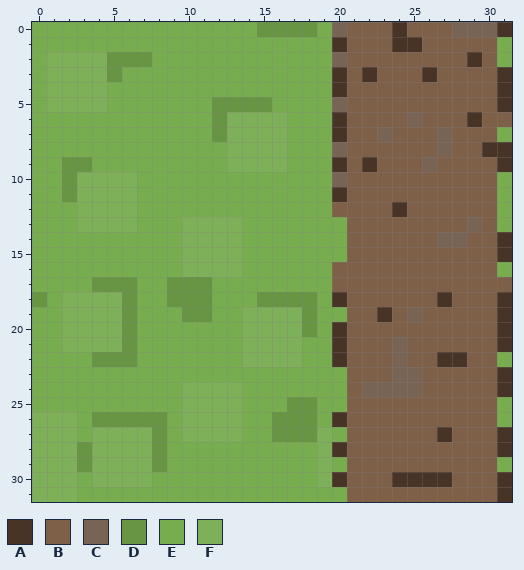
File history of a pixel-art sprite, images/dirt_vert_right.png. Above is the file before it was changed.
The file is 32x32 pixels.
Palette (. is transparent): A #473426  B #7e5f47  C #786455  D #679544  E #77ac4f  F #7eaf59
New version:
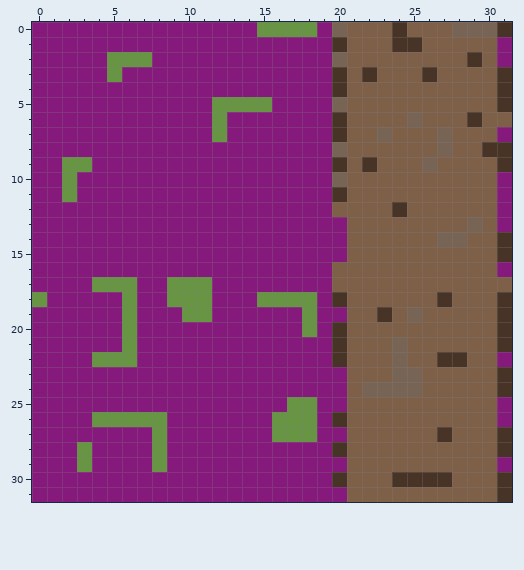
Difference:
Colour E changes from #77ac4f to #85197c.
The edit turns colour F into colour E in rows 2 to 5 at x 1 to 4; in rows 6 to 9 at x 13 to 16; in rows 10 to 12 at x 3 to 6; in row 13 at x 3 to 6 and 10 to 13; in rows 14 to 16 at x 10 to 13; in row 18 at x 2 to 5.
The edit turns colour F into colour E in rows 19 to 21 at x 2 to 5 and 14 to 17; in row 22 at x 14 to 17; in rows 24 to 25 at x 10 to 13; in row 26 at x 0 to 2 and 10 to 13; in row 27 at x 0 to 2, 4 to 7, 10 to 13 and 19; in rows 28 to 30 at x 0 to 2, 4 to 7 and 19.
The edit turns colour F into colour E in row 31 at x 0 to 2.
Boxes around the changes in both pictures, in picture pixels (x1, y1, x2, y2):
changed: (32, 22, 347, 502)
changed: (497, 37, 512, 67)
changed: (497, 127, 512, 277)
changed: (497, 352, 512, 472)
